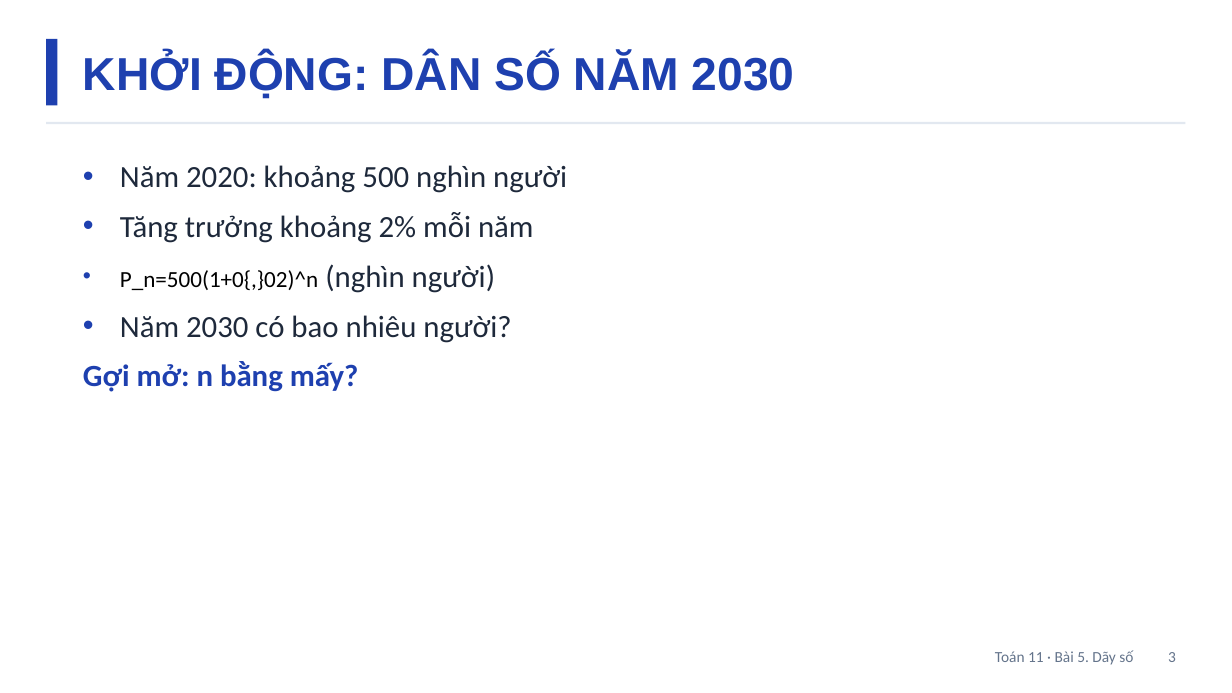
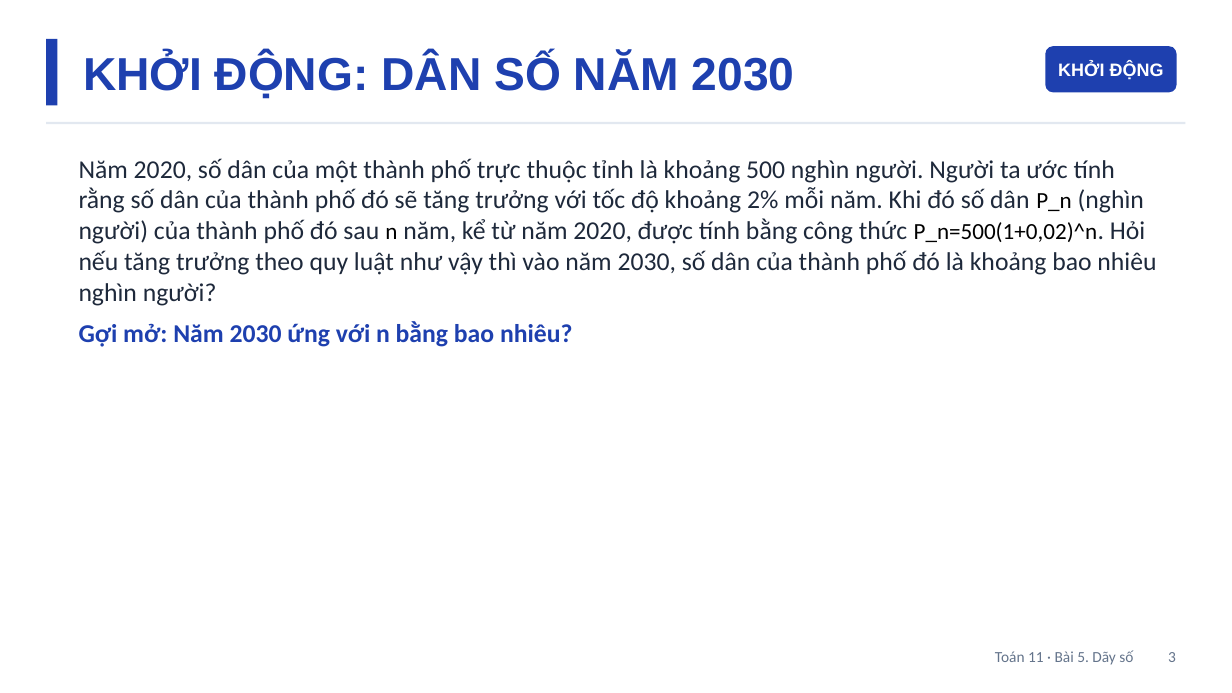
Before and after one commit to Trangtu66/Taode_thi_online, a slide deck: slide 3 of slide/Slide_TOAN11_Bai5_T11-12.pptx. Drawn at 1232x693 pixels with LibreOffice and Linux fonts; fonts in the diff are those of the drawing. Boxes give left, top, right and bottom in pixels: in the first picture for what was removed or moved away, otherwise in the second. Text is boxed around its words. In the diff, an @@ line names an element or a change of style, - is before the commit and + after.

```diff
--- a/slide/Slide_TOAN11_Bai5_T11-12.pptx
+++ b/slide/Slide_TOAN11_Bai5_T11-12.pptx
@@ rounded rectangle added at (x1=1045, y1=46, x2=1177, y2=92), fill #1E40AF, 14 pt, text #FFFFFF, bold @@
+KHỞI ĐỘNG
@@ text at (x1=79, y1=158, x2=1156, y2=347): text changed; size 24 to 20 pt @@
-• Năm 2020: khoảng 500 nghìn người
-• Tăng trưởng khoảng 2% mỗi năm
-• P_n=500(1+0{,}02)^n (nghìn người)
-• Năm 2030 có bao nhiêu người?
-Gợi mở: n bằng mấy?
+Năm 2020, số dân của một thành phố trực thuộc tỉnh là khoảng 500 nghìn người. Người ta ước tính rằng số dân của thành phố đó sẽ tăng trưởng với tốc độ khoảng 2% mỗi năm. Khi đó số dân P_n (nghìn người) của thành phố đó sau n năm, kể từ năm 2020, được tính bằng công thức P_n=500(1+0,02)^n. Hỏi nếu tăng trưởng theo quy luật như vậy thì vào năm 2030, số dân của thành phố đó là khoảng bao nhiêu nghìn người?
+Gợi mở: Năm 2030 ứng với n bằng bao nhiêu?
```
Also in this commit, not shown: 46 other slides changed, 31 slides added, 1 slide removed, 8 other files.
